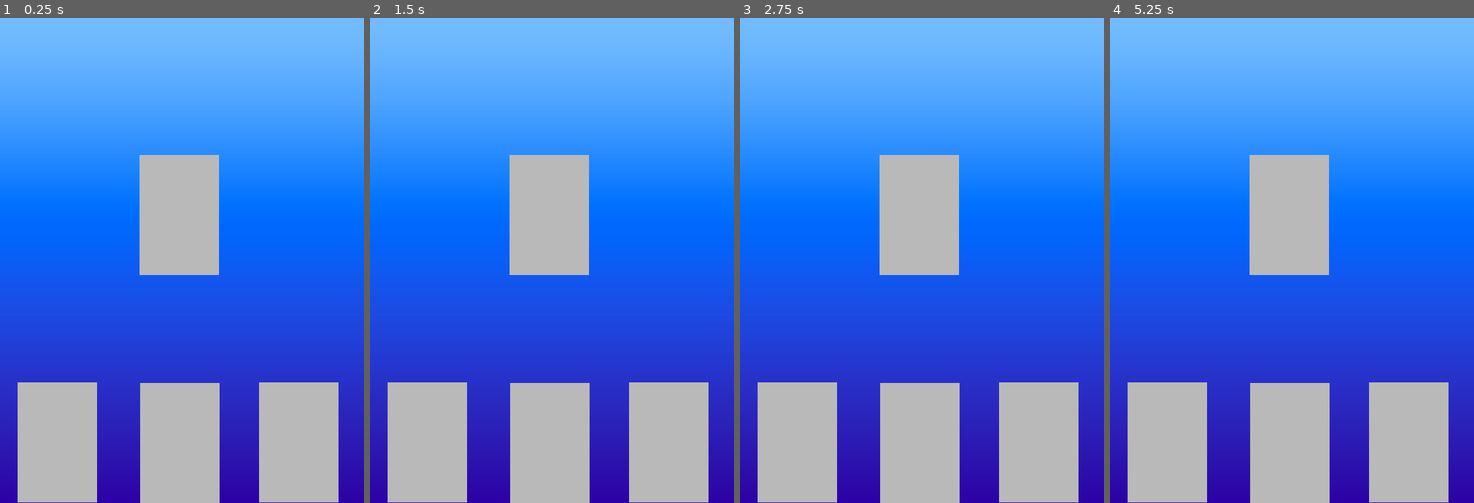
Above: before the commit, frames 1-4 (left to right).
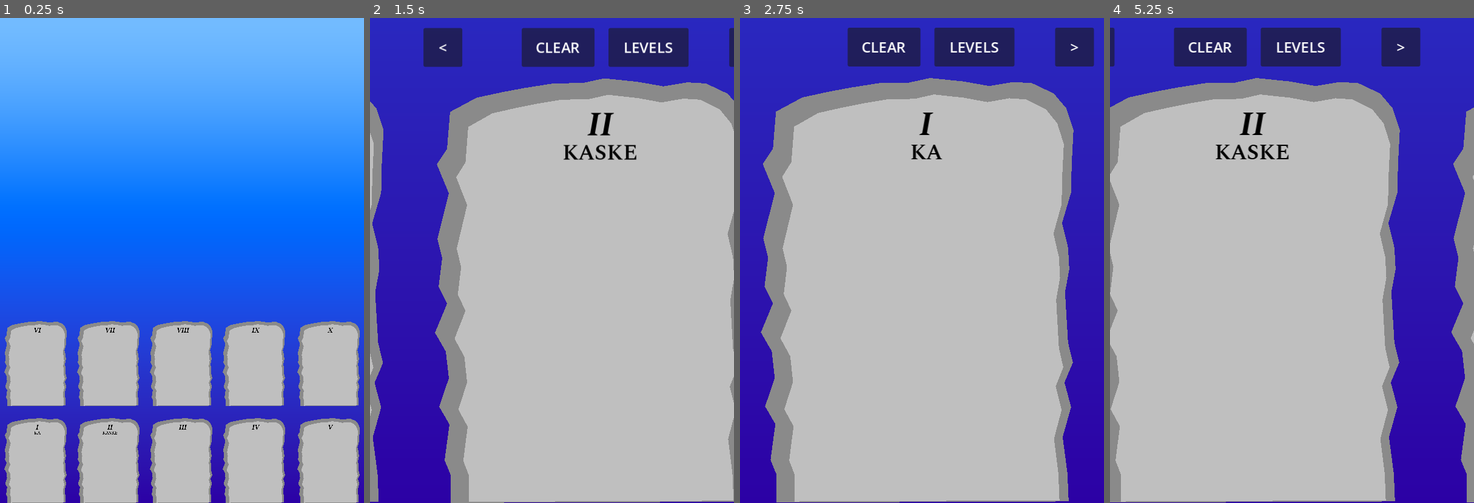
Above: after the commit, the same moments.

Repository: foolmoron/EtsaDjavul
Game: Godot game, scene res://main.tscn
Same seed, same stepped clock (60 frames per second), same inputs: the game is played once before the commit and once after it.
Inputs (mouse positions are in pixels of both pictures, inside the frame that each line leads up to):
- Up to frame 1 (0.25 s): no input
- Up to frame 2 (1.5 s): tap Enter at 0.5 s; move the mouse to (424, 439) at 0.52 s; click (424, 439) at 0.67 s; click (701, 51) at 1.25 s, where only the run after the commit has a clickable ">"
- Up to frame 3 (2.75 s): click (769, 47) at 2 s, where only the run after the commit has a clickable "<"
- Up to frame 4 (5.25 s): click (1342, 47) at 2.75 s, where only the run after the commit has a clickable "LEVELS"; tap Space at 3.5 s; move the mouse to (1288, 439) at 3.52 s; click (1288, 439) at 3.67 s; click (1255, 51) at 4.25 s, where only the run after the commit has a clickable "CLEAR"; click (1139, 47) at 5 s, where only the run after the commit has a clickable "<"

The runs differ from the first frame. In frame 1, 28% of the frame differs, in the area x 1-99%, y 28-100%; in frame 2, 83%, in the area x 0-100%, y 0-100%; in frame 3, 80%; in frame 4, 82%.

Commit message:
Starting on levels

Diff:
--- /dev/null
+++ b/GameManager.gd
@@ -0,0 +1,38 @@
+class_name GameManager
+extends Node2D
+
+static var inst: GameManager
+
+@export var current_level := 0
+@export_range(0.0, 0.5, 0.01, "or_greater") var pos_lerp_speed := 0.2
+@export_range(0.0, 10, 0.01, "or_greater") var zoom_lerp_speed := 5.0
+
+@onready var pos_orig := $Camera2D.global_position as Vector2
+@onready var zoom_orig := $Camera2D.zoom as Vector2
+@onready var pos_target := pos_orig
+@onready var zoom_target := zoom_orig
+
+var levels: Array[Level] = []
+
+func _enter_tree():
+    inst = self
+
+func _ready():
+    for l: Level in find_children("*", "Level", false):
+        levels.append(l)
+        l.level_id = levels.size()
+
+func _process(delta):
+    $Camera2D.global_position = lerp($Camera2D.global_position, pos_target, pos_lerp_speed)
+    $Camera2D.zoom.x = move_toward($Camera2D.zoom.x, zoom_target.x, zoom_lerp_speed * delta)
+    $Camera2D.zoom.y = move_toward($Camera2D.zoom.y, zoom_target.y, zoom_lerp_speed * delta)
+
+func set_level(level: int):
+    current_level = level
+    if level > 0:
+        pos_target = levels[level-1].get_node("CameraTarget").global_position
+        var zoom := 1.0 / levels[level-1].scale.x
+        zoom_target = Vector2(zoom, zoom)
+    else:
+        pos_target = pos_orig
+        zoom_target = zoom_orig
--- a/Runes/BA.tres
+++ b/Runes/BA.tres
@@ -4,4 +4,6 @@
 
 [resource]
 script = ExtResource("1_hywdo")
+text = "BA"
+text_plural = "BAS"
 strokes = Array[PackedVector2Array]([PackedVector2Array(-16, -241, -12, -211, -10, -183, -8, -157, -10, -127, -14, -97, …(295 unchanged characters)…
--- a/Runes/KA.tres
+++ b/Runes/KA.tres
@@ -4,4 +4,6 @@
 
 [resource]
 script = ExtResource("1_k1psn")
+text = "KA"
+text_plural = "KAS"
 strokes = Array[PackedVector2Array]([PackedVector2Array(-64, 303, -62, 275, -62, 245, -62, 213, -60, 183, -60, 151, -60 …(235 unchanged characters)…
--- a/Runes/KE.tres
+++ b/Runes/KE.tres
@@ -4,4 +4,6 @@
 
 [resource]
 script = ExtResource("1_g6m8x")
+text = "KE"
+text_plural = "KES"
 strokes = Array[PackedVector2Array]([PackedVector2Array(-72, 321, -74, 291, -80, 261, -78, 231, -74, 201, -74, 169, -74 …(413 unchanged characters)…
--- a/Runes/Rune.gd
+++ b/Runes/Rune.gd
@@ -1,6 +1,8 @@
 class_name Rune
 extends Resource
 
+@export var text = ""
+@export var text_plural = ""
 @export var strokes: Array[PackedVector2Array] = []
 
 const MIN_DIST := 0.01
--- /dev/null
+++ b/Runes/RuneManager.gd
@@ -0,0 +1,13 @@
+class_name RuneManager
+extends Node
+
+static var inst: RuneManager
+
+@export var all_runes: Array[Rune] = []
+
+func _enter_tree():
+	inst = self
+
+func _ready():
+	for r in all_runes:
+		r.on_ready()
--- a/Tablet/DrawArea.gd
+++ b/Tablet/DrawArea.gd
@@ -4,7 +4,9 @@
 @export_range(0, 100) var min_dist := 30.0
 @export var line_scn: PackedScene
 
-@onready var tablet := get_parent() as Tablet
+@onready var level := get_parent() as Level
+@onready var bounds := $CollisionShape2D.shape.get_rect() as Rect2
+@onready var container := $CollisionShape2D
 
 var lines: Array[Line2D] = []
 var is_drawing := false
@@ -13,18 +15,25 @@
 
 # Called when the node enters the scene tree for the first time.
 func _ready():
-	world_bounds = Rect2($CollisionPolygon2D.to_global($CollisionPolygon2D.polygon[0]), Vector2(0, 0))
-	for p in $CollisionPolygon2D.polygon:
-		world_bounds = world_bounds.expand($CollisionPolygon2D.to_global(p))
-	print(world_bounds)
+	var dummy := line_scn.instantiate() as Line2D
+	add_child(dummy)
+	dummy.scale = Vector2(0, 0)
+	world_bounds = Rect2(to_global(bounds.position), Vector2(0, 0)).expand(to_global(bounds.end))
 
 # Called every frame. 'delta' is the elapsed time since the previous frame.
 func _process(delta):
-	var mouse_local = to_local(get_global_mouse_position())
-	var inside = Input.is_mouse_button_pressed(MOUSE_BUTTON_LEFT) and Geometry2D.is_point_in_polygon(mouse_local, $CollisionPolygon2D.polygon)
-	if is_drawing and not inside:
+	var mouse_local := to_local(get_global_mouse_position())
+	mouse_local.x = clamp(mouse_local.x, bounds.position.x, bounds.end.x)
+	mouse_local.y = clamp(mouse_local.y, bounds.position.y, bounds.end.y)
+	var pressed := Input.is_mouse_button_pressed(MOUSE_BUTTON_LEFT)
+	if is_drawing and not pressed:
 		is_drawing = false
-		check_drawing()
+		var line = lines[lines.size() - 1]
+		if line.points.size() < 4:
+			line.queue_free()
+			lines.pop_back()
+		else:
+			check_drawing()
 	elif is_drawing:
 		var line = lines[lines.size() - 1]
 		if line.get_point_count() == 1 or line.get_point_position(line.get_point_count() - 2).distance_squared_to(mouse_local) > min_dist * min_dist:
@@ -35,17 +44,21 @@
 
 
 func _on_input_event(viewport, event, shape_idx):
-	if not is_drawing and event is InputEventMouseButton:
+	if event is InputEventMouseButton:
 		var evt := event as InputEventMouseButton
 		if event.button_index == MOUSE_BUTTON_LEFT and evt.is_pressed():
-			var line = line_scn.instantiate() as Line2D
-			add_child(line)
-			line.material.set_shader_parameter("base_pos", world_bounds.position)
-			line.material.set_shader_parameter("base_size", world_bounds.size)
-			line.clear_points()
-			line.add_point(to_local(get_global_mouse_position()))
-			lines.append(line)
-			is_drawing = true
+			if GameManager.inst.current_level != level.level_id:
+				GameManager.inst.set_level(level.level_id)
+				return
+			elif not is_drawing:
+				var line = line_scn.instantiate() as Line2D
+				container.add_child(line)
+				line.material.set_shader_parameter("base_pos", world_bounds.position)
+				line.material.set_shader_parameter("base_size", world_bounds.size)
+				line.clear_points()
+				line.add_point(to_local(get_global_mouse_position()))
+				lines.append(line)
+				is_drawing = true
 
 func check_drawing():
 	var drawing_lines: Array[PackedVector2Array] = []
@@ -53,10 +66,15 @@
 		drawing_lines.append(line.points)
 	var drawing := Drawing.new(drawing_lines)
 	var runes_to_rank = []
-	for r in tablet.runes:
-		runes_to_rank.append([r, r.points_normalized, "%s     " % r.resource_path])
+	for r in RuneManager.inst.all_runes:
+		runes_to_rank.append([r, r.points_normalized, "%s      " % r.resource_path])
 		runes_to_rank.append([r, r.points_normalized_vflip, "%s VFLIP" % r.resource_path])
 	var runes_ranked = Util.sorted_by(runes_to_rank, func(r): return -Rune.test_error(drawing, r[1]))
-	print("Ranking %s:" % tablet.name)
+	print("Ranking %s:" % level.name)
 	for r in runes_ranked:
 		print("\t%s: %.3f" % [r[2], Rune.test_error(drawing, r[1])])
+
+func clear_drawing():
+	for l in lines:
+		l.queue_free()
+	lines.clear()
--- /dev/null
+++ b/Tablet/Level.gd
@@ -0,0 +1,38 @@
+class_name Level
+extends Node2D
+
+@export var level_name := ""
+@export var completed := false
+@export var phrase: Array[RuneSequenceEntry] = []
+
+var level_id := 0
+
+func _ready():
+	$LevelLabel.text = level_name
+	var text = ""
+	for entry in phrase:
+		text += entry.get_text()
+	$PhraseLabel.text = text
+
+func _process(delta):
+	var is_level := GameManager.inst.current_level == level_id
+	var has_prev := level_id > 1
+	var has_next := level_id < GameManager.inst.levels.size()
+	$PrevButton.set_process(PROCESS_MODE_INHERIT if is_level and has_prev else PROCESS_MODE_DISABLED)
+	$PrevButton.visible = is_level and has_prev
+	$NextButton.set_process(PROCESS_MODE_INHERIT if is_level and has_next else PROCESS_MODE_DISABLED)
+	$NextButton.visible = is_level and has_next
+	$LevelsButton.set_process(PROCESS_MODE_INHERIT if is_level else PROCESS_MODE_DISABLED)
+	$LevelsButton.visible = is_level
+	$ClearButton.set_process(PROCESS_MODE_INHERIT if is_level else PROCESS_MODE_DISABLED)
+	$ClearButton.visible = is_level
+	pass
+
+func to_prev_level():
+	GameManager.inst.set_level(level_id - 1)
+
+func to_next_level():
+	GameManager.inst.set_level(level_id + 1)
+
+func to_levels():
+	GameManager.inst.set_level(0)
--- /dev/null
+++ b/Tablet/RuneSequenceEntry.gd
@@ -0,0 +1,11 @@
+class_name RuneSequenceEntry
+extends Resource
+
+@export var rune: Rune
+@export var plural := false
+
+func get_text() -> String:
+    if plural:
+        return rune.text_plural
+    else:
+        return rune.text
--- a/Tablet/Tablet.gd
+++ /dev/null
@@ -1,14 +0,0 @@
-class_name Tablet
-extends Node2D
-
-@export var runes: Array[Rune] = []
-
-# Called when the node enters the scene tree for the first time.
-func _ready():
-	for r in runes:
-		r.on_ready()
-
-
-# Called every frame. 'delta' is the elapsed time since the previous frame.
-func _process(delta):
-	pass
--- a/Tablet/drawing_line.tscn
+++ b/Tablet/drawing_line.tscn
@@ -10,10 +10,10 @@
 
 [node name="DrawingLine" type="Line2D"]
 material = SubResource("ShaderMaterial_fiklj")
-points = PackedVector2Array(-6, -135, -10, -133, -34, -119, -56, -107, -104, -81, -126, -65, -154, -43, -150, -25, -98, -19, -60, -23, -20, -31, 22, -43, 52, -53, 76, -63, 84, -71, 38, -63, 6, -57, 6, -57, -60, -35, -84, -23, -118, -3, -108, 23, -58, 29, -32, 31, -10, 31, 0, 33, -72, 51, -98, 59, -126, 79, -108, 105, -82, 113, -4, 127, 30, 129, 30, 129, 70, 131, 50, 131, -12, 131, -50, 133, -50, 133, -120, 141, -94, 155, -58, 159, 62, 163, 106, 163, 106, 163, 154, 163, 122, 163, 26, 165, -18, 167, -68, 177, -74, 185, -34, 191, -4, 193, 24, 193, 56, 193, 60, 215, 68, 235, 76, 259, 86, 283, 418, 443)
-width = 24.0
+points = PackedVector2Array(13, -29, 47, 56, -65, 52, -68, -41, 34, -76)
+width = 16.0
 default_color = Color(0.286275, 1, 0, 1)
 texture_mode = 2
-joint_mode = 1
+joint_mode = 2
 begin_cap_mode = 2
 end_cap_mode = 2
--- /dev/null
+++ b/Tablet/level.tscn
@@ -0,0 +1,111 @@
+[gd_scene load_steps=9 format=3 uid="uid://dii2mwatui4bc"]
+
+[ext_resource type="Script" path="res://Tablet/Level.gd" id="1_71apm"]
+[ext_resource type="Script" path="res://Tablet/DrawArea.gd" id="2_e4nei"]
+[ext_resource type="FontFile" uid="uid://cmfhcqnjxi2dk" path="res://Art/SpectralSC-BoldItalic.ttf" id="2_li5js"]
+[ext_resource type="PackedScene" uid="uid://bhi7bucq4cdmf" path="res://Tablet/drawing_line.tscn" id="3_g50de"]
+[ext_resource type="FontFile" uid="uid://dwidlnm4oscog" path="res://Art/SpectralSC-SemiBold.ttf" id="3_itavd"]
+
+[sub_resource type="LabelSettings" id="LabelSettings_5htio"]
+line_spacing = 2.08165e-12
+font = ExtResource("2_li5js")
+font_size = 56
+font_color = Color(0, 0, 0, 1)
+
+[sub_resource type="LabelSettings" id="LabelSettings_k7wfb"]
+line_spacing = 2.08165e-12
+font = ExtResource("3_itavd")
+font_size = 36
+font_color = Color(0, 0, 0, 1)
+
+[sub_resource type="RectangleShape2D" id="RectangleShape2D_yap3f"]
+size = Vector2(441.111, 612.222)
+
+[node name="Level" type="Node2D"]
+script = ExtResource("1_71apm")
+
+[node name="Shadow" type="Polygon2D" parent="."]
+position = Vector2(293.137, 394.698)
+scale = Vector2(0.992834, 0.938725)
+color = Color(0.545098, 0.545098, 0.545098, 1)
+polygon = PackedVector2Array(-235, -256, -191, -281, -147, -291, -112, -298, -64, -306, -14, -307, 21, -315, 76, -309, 119, -301, 159, -308, 190, -306, 226, -288, 247, -262, 259, -224, 256, -164, 255, -114, 240, -60, 250, -17, 252, 21, 245, 61, 247, 98, 250, 150, 258, 185, 244, 220, 255, 263, 241, 316, 249, 380, 251, 429, -234, 431, -234, 382, -244, 356, -236, 293, -253, 262, -237, 212, -242, 165, -260, 132, -240, 81, -254, 51, -248, 1, -256, -33, -247, -71, -237, -113, -257, -164, -240, -191)
+
+[node name="Rock" type="Polygon2D" parent="."]
+position = Vector2(301.258, 409.63)
+scale = Vector2(0.9, 0.9)
+color = Color(0.752941, 0.752941, 0.752941, 1)
+polygon = PackedVector2Array(-235, -256, -191, -281, -147, -291, -112, -298, -64, -306, -14, -307, 21, -315, 76, -309, 119, -301, 159, -308, 190, -306, 226, -288, 247, -262, 259, -224, 256, -164, 255, -114, 240, -60, 250, -17, 252, 21, 245, 61, 247, 98, 250, 150, 258, 185, 244, 220, 255, 263, 241, 316, 249, 380, 251, 429, -234, 431, -234, 382, -244, 356, -236, 293, -253, 262, -237, 212, -242, 165, -260, 132, -240, 81, -254, 51, -248, 1, -256, -33, -247, -71, -237, -113, -257, -164, -240, -191)
+
+[node name="LevelLabel" type="Label" parent="."]
+offset_left = 16.0
+offset_top = 133.0
+offset_right = 600.0
+offset_bottom = 219.0
+text = "~XXXIII~"
+label_settings = SubResource("LabelSettings_5htio")
+horizontal_alignment = 1
+
+[node name="PhraseLabel" type="Label" parent="."]
+offset_left = 16.0
+offset_top = 194.0
+offset_right = 600.0
+offset_bottom = 254.0
+text = "KATAHPODESBEETAH"
+label_settings = SubResource("LabelSettings_k7wfb")
+horizontal_alignment = 1
+
+[node name="DrawArea" type="Area2D" parent="."]
+position = Vector2(299.137, 526)
+scale = Vector2(0.9, 0.9)
+script = ExtResource("2_e4nei")
+min_dist = 16.0
+line_scn = ExtResource("3_g50de")
+
+[node name="CollisionShape2D" type="CollisionShape2D" parent="DrawArea"]
+position = Vector2(5, -12.7778)
+shape = SubResource("RectangleShape2D_yap3f")
+
+[node name="CameraTarget" type="Node2D" parent="."]
+position = Vector2(300, 400)
+
+[node name="PrevButton" type="Button" parent="."]
+offset_left = 16.0
+offset_top = 16.0
+offset_right = 80.0
+offset_bottom = 80.0
+theme_override_colors/font_color = Color(1, 1, 1, 1)
+theme_override_font_sizes/font_size = 24
+text = "<"
+
+[node name="NextButton" type="Button" parent="."]
+offset_left = 520.0
+offset_top = 16.0
+offset_right = 584.0
+offset_bottom = 80.0
+theme_override_colors/font_color = Color(1, 1, 1, 1)
+theme_override_font_sizes/font_size = 24
+text = ">"
+
+[node name="LevelsButton" type="Button" parent="."]
+offset_left = 321.0
+offset_top = 16.0
+offset_right = 453.0
+offset_bottom = 80.0
+theme_override_colors/font_color = Color(1, 1, 1, 1)
+theme_override_font_sizes/font_size = 24
+text = "LEVELS"
+
+[node name="ClearButton" type="Button" parent="."]
+offset_left = 178.0
+offset_top = 16.0
+offset_right = 298.0
+offset_bottom = 80.0
+theme_override_colors/font_color = Color(1, 1, 1, 1)
+theme_override_font_sizes/font_size = 24
+text = "CLEAR"
+
+[connection signal="input_event" from="DrawArea" to="DrawArea" method="_on_input_event"]
+[connection signal="button_down" from="PrevButton" to="." method="to_prev_level"]
+[connection signal="button_down" from="NextButton" to="." method="to_next_level"]
+[connection signal="button_down" from="LevelsButton" to="." method="to_levels"]
+[connection signal="button_down" from="ClearButton" to="DrawArea" method="clear_drawing"]
--- a/Tablet/tablet.tscn
+++ /dev/null
@@ -1,31 +0,0 @@
-[gd_scene load_steps=8 format=3 uid="uid://ciw41opvp44d5"]
-
-[ext_resource type="Script" path="res://Tablet/Tablet.gd" id="1_e0n7h"]
-[ext_resource type="Texture2D" uid="uid://w7schjc4ttep" path="res://Art/Square.png" id="1_w7r2b"]
-[ext_resource type="Script" path="res://Tablet/DrawArea.gd" id="2_4i2fg"]
-[ext_resource type="Resource" uid="uid://dvsa3hmuosogw" path="res://Runes/KA.tres" id="2_bywqk"]
-[ext_resource type="Resource" uid="uid://chwu1ykkfyxyv" path="res://Runes/KE.tres" id="3_ilr0v"]
-[ext_resource type="Resource" uid="uid://pus65xylqxp1" path="res://Runes/BA.tres" id="4_et2ys"]
-[ext_resource type="PackedScene" uid="uid://bhi7bucq4cdmf" path="res://Tablet/drawing_line.tscn" id="7_pk46w"]
-
-[node name="Tablet" type="Node2D"]
-script = ExtResource("1_e0n7h")
-runes = Array[Resource("res://Runes/Rune.gd")]([ExtResource("2_bywqk"), ExtResource("3_ilr0v"), ExtResource("4_et2ys")])
-
-[node name="Art" type="Sprite2D" parent="."]
-modulate = Color(0.72549, 0.72549, 0.72549, 1)
-position = Vector2(303, 463)
-scale = Vector2(1.72892, 2.61712)
-texture = ExtResource("1_w7r2b")
-
-[node name="Area2D" type="Area2D" parent="."]
-position = Vector2(288, 447)
-script = ExtResource("2_4i2fg")
-min_dist = 32.0
-line_scn = ExtResource("7_pk46w")
-
-[node name="CollisionPolygon2D" type="CollisionPolygon2D" parent="Area2D"]
-position = Vector2(15, 2)
-polygon = PackedVector2Array(-185, -292, -222, -245, -220, 348, 222, 347, 220, -256, 147, -304, 54, -322, -98, -310)
-
-[connection signal="input_event" from="Area2D" to="Area2D" method="_on_input_event"]
--- /dev/null
+++ b/main.gdshader
@@ -0,0 +1,14 @@
+shader_type canvas_item;
+
+void vertex() {
+	// Called for every vertex the material is visible on.
+}
+
+void fragment() {
+	COLOR = vec4(VERTEX/4000.0, 0.0, 1.0);
+}
+
+//void light() {
+	// Called for every pixel for every light affecting the CanvasItem.
+	// Uncomment to replace the default light processing function with this one.
+//}
--- a/main.tscn
+++ b/main.tscn
@@ -1,6 +1,12 @@
-[gd_scene load_steps=4 format=3 uid="uid://kcewggwym0jy"]
+[gd_scene load_steps=13 format=3 uid="uid://kcewggwym0jy"]
 
-[ext_resource type="PackedScene" uid="uid://ciw41opvp44d5" path="res://Tablet/tablet.tscn" id="1_4ysgs"]
+[ext_resource type="Script" path="res://GameManager.gd" id="1_704a6"]
+[ext_resource type="PackedScene" uid="uid://dii2mwatui4bc" path="res://Tablet/level.tscn" id="1_blnp8"]
+[ext_resource type="Script" path="res://Runes/RuneManager.gd" id="2_kanbu"]
+[ext_resource type="Resource" uid="uid://dvsa3hmuosogw" path="res://Runes/KA.tres" id="3_lxc4q"]
+[ext_resource type="Resource" uid="uid://chwu1ykkfyxyv" path="res://Runes/KE.tres" id="4_qxw0r"]
+[ext_resource type="Resource" uid="uid://pus65xylqxp1" path="res://Runes/BA.tres" id="5_hdu62"]
+[ext_resource type="Script" path="res://Tablet/RuneSequenceEntry.gd" id="7_ef4bo"]
 
 [sub_resource type="Gradient" id="Gradient_25lx6"]
 interpolation_mode = 2
@@ -15,7 +21,29 @@
 fill_from = Vector2(0.5, 1)
 fill_to = Vector2(0.5, 0)
 
+[sub_resource type="Resource" id="Resource_1t3d6"]
+script = ExtResource("7_ef4bo")
+rune = ExtResource("3_lxc4q")
+plural = false
+
+[sub_resource type="Resource" id="Resource_jkp1n"]
+script = ExtResource("7_ef4bo")
+rune = ExtResource("3_lxc4q")
+plural = true
+
+[sub_resource type="Resource" id="Resource_xrqcr"]
+script = ExtResource("7_ef4bo")
+rune = ExtResource("4_qxw0r")
+plural = false
+
 [node name="Main" type="Node2D"]
+script = ExtResource("1_704a6")
+pos_lerp_speed = 0.15
+zoom_lerp_speed = 15.0
+
+[node name="RuneManager" type="Node" parent="."]
+script = ExtResource("2_kanbu")
+all_runes = Array[Resource("res://Runes/Rune.gd")]([ExtResource("3_lxc4q"), ExtResource("4_qxw0r"), ExtResource("5_hdu62")])
 
 [node name="Camera2D" type="Camera2D" parent="."]
 unique_name_in_owner = true
@@ -25,26 +53,60 @@
 limit_right = 600
 limit_bottom = 800
 limit_smoothed = true
-position_smoothing_enabled = true
-rotation_smoothing_enabled = true
 
 [node name="Sprite2D" type="Sprite2D" parent="."]
 position = Vector2(300, 400)
 texture = SubResource("GradientTexture2D_snoj0")
 offset = Vector2(2.08165e-12, 2.08165e-12)
 
-[node name="Tablet" parent="." instance=ExtResource("1_4ysgs")]
-position = Vector2(5, 563)
-scale = Vector2(0.296211, 0.296211)
+[node name="Level1" parent="." instance=ExtResource("1_blnp8")]
+position = Vector2(7.62939e-06, 640)
+scale = Vector2(0.2, 0.2)
+level_name = "I"
+phrase = Array[ExtResource("7_ef4bo")]([SubResource("Resource_1t3d6")])
 
-[node name="Tablet2" parent="." instance=ExtResource("1_4ysgs")]
-position = Vector2(207, 564)
-scale = Vector2(0.296211, 0.296211)
+[node name="Level2" parent="." instance=ExtResource("1_blnp8")]
+position = Vector2(120, 640)
+scale = Vector2(0.2, 0.2)
+level_name = "II"
+phrase = Array[ExtResource("7_ef4bo")]([SubResource("Resource_jkp1n"), SubResource("Resource_xrqcr")])
 
-[node name="Tablet3" parent="." instance=ExtResource("1_4ysgs")]
-position = Vector2(403, 563)
-scale = Vector2(0.296211, 0.296211)
+[node name="Level3" parent="." instance=ExtResource("1_blnp8")]
+position = Vector2(240, 640)
+scale = Vector2(0.2, 0.2)
+level_name = "III"
 
-[node name="Tablet4" parent="." instance=ExtResource("1_4ysgs")]
-position = Vector2(206, 188)
-scale = Vector2(0.296211, 0.296211)
+[node name="Level4" parent="." instance=ExtResource("1_blnp8")]
+position = Vector2(360, 640)
+scale = Vector2(0.2, 0.2)
+level_name = "IV"
+
+[node name="Level5" parent="." instance=ExtResource("1_blnp8")]
+position = Vector2(483, 640)
+scale = Vector2(0.2, 0.2)
+level_name = "V"
+
+[node name="Level6" parent="." instance=ExtResource("1_blnp8")]
+position = Vector2(4.54747e-13, 480)
+scale = Vector2(0.2, 0.2)
+level_name = "VI"
+
+[node name="Level7" parent="." instance=ExtResource("1_blnp8")]
+position = Vector2(120, 480)
+scale = Vector2(0.2, 0.2)
+level_name = "VII"
+
+[node name="Level8" parent="." instance=ExtResource("1_blnp8")]
+position = Vector2(240, 480)
+scale = Vector2(0.2, 0.2)
+level_name = "VIII"
+
+[node name="Level9" parent="." instance=ExtResource("1_blnp8")]
+position = Vector2(360, 480)
+scale = Vector2(0.2, 0.2)
+level_name = "IX"
+
+[node name="Level10" parent="." instance=ExtResource("1_blnp8")]
+position = Vector2(483, 480)
+scale = Vector2(0.2, 0.2)
+level_name = "X"
Binary file added: Art/SpectralSC-BoldItalic.ttf
Not shown, added: Art/SpectralSC-BoldItalic.ttf.import
Binary file added: Art/SpectralSC-SemiBold.ttf
Not shown, added: Art/SpectralSC-SemiBold.ttf.import
